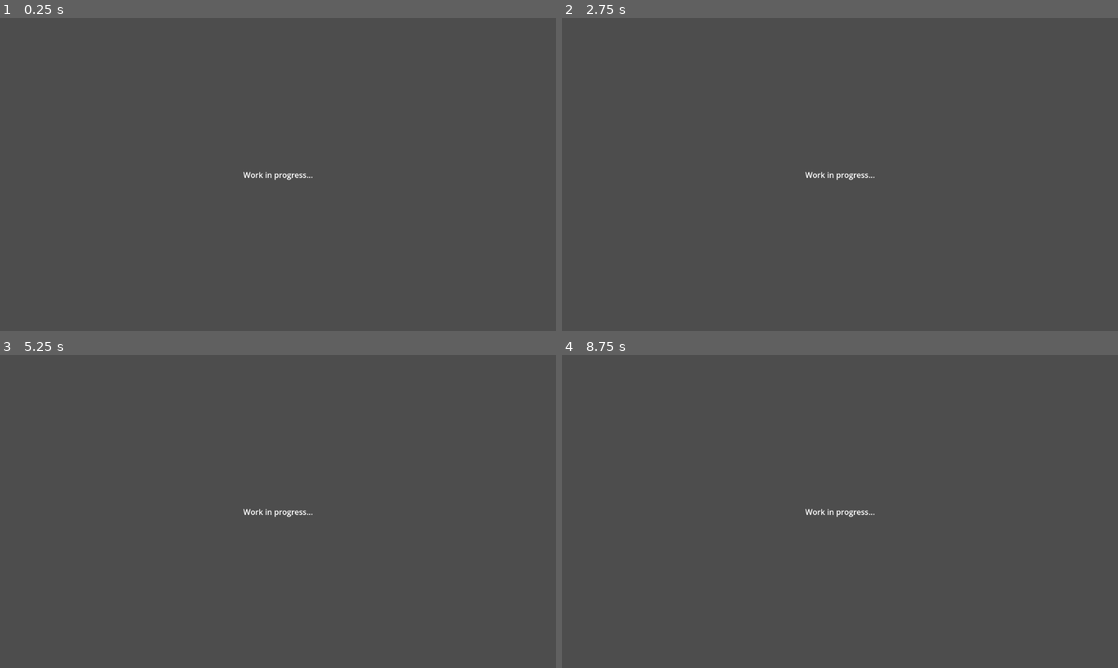
Above: before the commit, frames 1-4 (two rows, left to right).
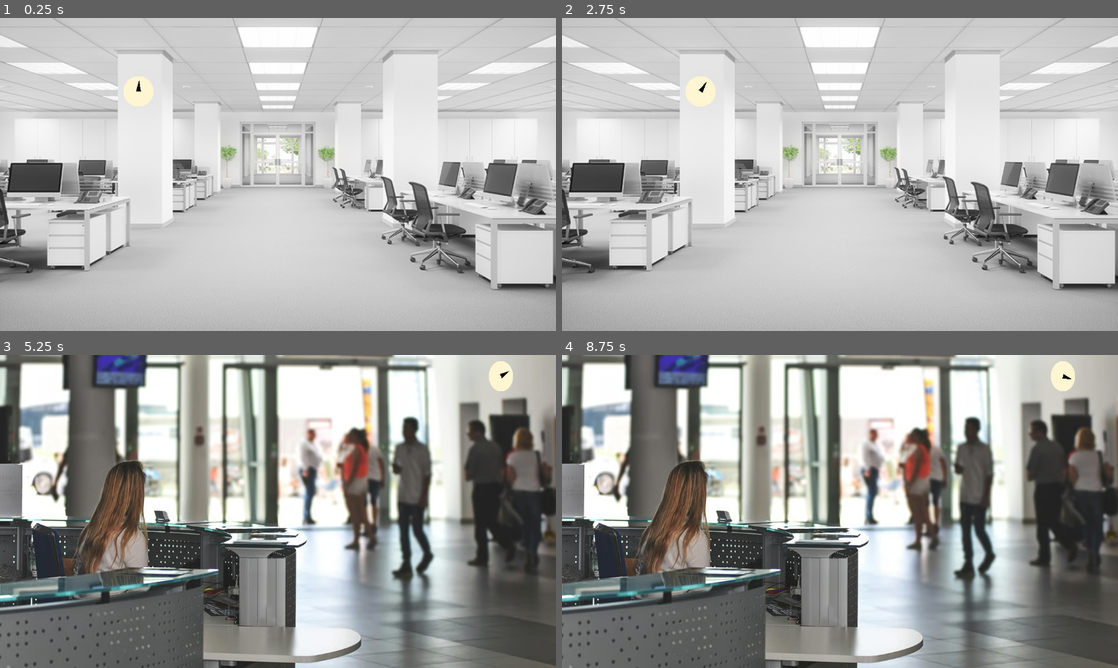
Above: after the commit, the same moments.

Repository: Anatole-DC/bgj_2026_1_strange_place
Game: Godot game, scene res://game/scenes/open_space.tscn
Same seed, same stepped clock (60 frames per second), same inputs: the game is played once before the commit and once after it.
Inputs (mouse positions are in pixels of both pictures, inside the frame that each line leads up to):
- Up to frame 1 (0.25 s): no input
- Up to frame 2 (2.75 s): tap Enter at 0.5, 2 s; move the mouse to (962, 158) at 0.52 s; click (962, 158) at 0.67 s; tap Space at 1.25 s; move the mouse to (728, 190) at 1.27 s; click (728, 190) at 1.42 s; move the mouse to (895, 105) at 2.02 s; click (895, 105) at 2.17 s
- Up to frame 3 (5.25 s): tap Space at 2.75, 4.25 s; move the mouse to (250, 574) at 2.77 s; click (250, 574) at 2.92 s; tap Enter at 3.5 s; move the mouse to (444, 558) at 3.52 s; click (444, 558) at 3.67 s; move the mouse to (111, 464) at 4.27 s; click (111, 464) at 4.42 s; move the mouse to (305, 511) at 5.02 s; click (305, 511) at 5.17 s
- Up to frame 4 (8.75 s): move the mouse to (756, 433) at 5.77 s; click (756, 433) at 5.92 s; move the mouse to (962, 495) at 6.52 s; click (962, 495) at 6.67 s; move the mouse to (728, 527) at 7.27 s; click (728, 527) at 7.42 s; move the mouse to (895, 442) at 8.02 s; click (895, 442) at 8.17 s

The runs differ from the first frame. In frame 1, 96% of the frame differs, in the area x 0-100%, y 0-100%; in frame 2, 96%; in frame 3, 76%; in frame 4, 76%.

Commit message:
Feature/base game mechanic (#6)
* Feature/point and click and movement (#4)

* wip(scenes): add base scenes

* wip(p&c): point and click navigation

* Feature/base game loop (#5)

* feat(scenes): new elevator scene

* wip(loop): add global timer

* wip(loop): working base loop

Game loop is working with level changes, and is deactivated whenever the player chooses death

* feat(loop): new clock entity

The clock is updating according to the main loop timer.

* feat(loop): add clock to game

Diff:
--- /dev/null
+++ b/common/point_and_click/point_and_click_navigation.gd
@@ -0,0 +1,11 @@
+extends Area2D
+
+@export_file("*.tscn") var navigation_scene: String;
+
+func _ready():
+	assert(navigation_scene)
+
+func _on_input_event(_viewport, event, _shape_idx):
+	if event is not InputEventMouseButton: return
+	if event.pressed and event.button_index == MOUSE_BUTTON_LEFT:
+		get_tree().change_scene_to_file(navigation_scene)
--- /dev/null
+++ b/common/point_and_click/point_and_click_navigation.tscn
@@ -0,0 +1,8 @@
+[gd_scene format=3 uid="uid://dbt0kswhb0kpc"]
+
+[ext_resource type="Script" uid="uid://4rv8fvmc5aty" path="res://common/point_and_click/point_and_click_navigation.gd" id="1_rcsro"]
+
+[node name="PointAndClickNavigation" type="Area2D" unique_id=2014885648]
+script = ExtResource("1_rcsro")
+
+[connection signal="input_event" from="." to="." method="_on_input_event"]
--- /dev/null
+++ b/game/entities/clock/clock.gd
@@ -0,0 +1,7 @@
+extends Node2D
+
+@export var clock_needle: Polygon2D
+
+func _process(_delta):
+	var progress: float = 1 - (MainGameLoopTimer.time_left / MainGameLoopTimer.wait_time)
+	clock_needle.rotation = TAU * progress
--- /dev/null
+++ b/game/entities/clock/clock.tscn
@@ -0,0 +1,24 @@
+[gd_scene format=3 uid="uid://ceqjypd08ultd"]
+
+[ext_resource type="Script" uid="uid://bxba7vew4gavq" path="res://game/entities/clock/clock.gd" id="1_r6mop"]
+
+[sub_resource type="Gradient" id="Gradient_dru46"]
+offsets = PackedFloat32Array(0.99791664, 1)
+colors = PackedColorArray(0.99607843, 0.9607843, 0.8235294, 1, 1, 1, 1, 0)
+
+[sub_resource type="GradientTexture2D" id="GradientTexture2D_r6mop"]
+gradient = SubResource("Gradient_dru46")
+fill = 1
+fill_from = Vector2(0.5, 0.5)
+fill_to = Vector2(1, 0.5)
+
+[node name="Clock" type="Node2D" unique_id=823591413 node_paths=PackedStringArray("clock_needle")]
+script = ExtResource("1_r6mop")
+clock_needle = NodePath("Sprite2D/Polygon2D")
+
+[node name="Sprite2D" type="Sprite2D" parent="." unique_id=166751583]
+texture = SubResource("GradientTexture2D_r6mop")
+
+[node name="Polygon2D" type="Polygon2D" parent="Sprite2D" unique_id=1200503624]
+color = Color(0, 0, 0, 1)
+polygon = PackedVector2Array(-5, 0, 0, -24, 5, 0)
--- /dev/null
+++ b/game/entities/loop/game_loop_timer.gd
@@ -0,0 +1,24 @@
+extends Timer
+class_name GLTimer
+
+@export_file var restart_scene: String
+
+var is_started: bool = false
+
+func _ready():
+	assert(restart_scene)
+
+func start_loop():
+	if is_started:
+		return
+	self.start()
+	is_started = true
+	print("Starting game loop")
+
+func get_progress():
+	return self.time_left
+
+func _on_timeout():
+	get_tree().change_scene_to_file(restart_scene)
+	is_started = false
+	print("Game loop is over")
--- /dev/null
+++ b/game/entities/loop/game_loop_timer.tscn
@@ -0,0 +1,12 @@
+[gd_scene format=3 uid="uid://bnmlaljff61cs"]
+
+[ext_resource type="Script" uid="uid://rxb0f2ncn312" path="res://game/entities/loop/game_loop_timer.gd" id="1_7xqbj"]
+
+[node name="GameLoopTimer" type="Timer" unique_id=1969477381]
+wait_time = 30.0
+one_shot = true
+script = ExtResource("1_7xqbj")
+restart_scene = "uid://b0if6rnjrjmjw"
+
+[connection signal="timeout" from="." to="." method="_on_timeout"]
+[connection signal="tree_entered" from="." to="." method="_on_tree_entered"]
--- /dev/null
+++ b/game/entities/loop/office_scene_manager.gd
@@ -0,0 +1,8 @@
+extends Node
+
+func _ready():
+	MainGameLoopTimer.start_loop()
+
+
+# func _on_tree_entered():
+# 	MainGameLoopTimer.start_loop()
--- /dev/null
+++ b/game/entities/loop/office_scene_manager.tscn
@@ -0,0 +1,8 @@
+[gd_scene format=3 uid="uid://b2hsppgnj4ovu"]
+
+[ext_resource type="Script" uid="uid://73svip8js2gy" path="res://game/entities/loop/office_scene_manager.gd" id="1_l5ful"]
+
+[node name="OfficeSceneManager" type="Node" unique_id=1502166600]
+script = ExtResource("1_l5ful")
+
+[connection signal="tree_entered" from="." to="." method="_on_tree_entered"]
--- /dev/null
+++ b/game/scenes/brian_office.tscn
@@ -0,0 +1,20 @@
+[gd_scene format=3 uid="uid://bgvh672k8yadt"]
+
+[ext_resource type="Texture2D" uid="uid://ci411op13rvyk" path="res://assets/images/brian_office.jpg" id="1_0rnfw"]
+[ext_resource type="PackedScene" uid="uid://b2hsppgnj4ovu" path="res://game/entities/loop/office_scene_manager.tscn" id="2_sk6cd"]
+
+[node name="BrianOffice" type="Node2D" unique_id=1058688483]
+
+[node name="CanvasLayer" type="CanvasLayer" parent="." unique_id=1972728654]
+
+[node name="Sprite2D" type="TextureRect" parent="CanvasLayer" unique_id=44420715]
+anchors_preset = 15
+anchor_right = 1.0
+anchor_bottom = 1.0
+grow_horizontal = 2
+grow_vertical = 2
+size_flags_horizontal = 4
+size_flags_vertical = 4
+texture = ExtResource("1_0rnfw")
+
+[node name="OfficeSceneManager" parent="." unique_id=1502166600 instance=ExtResource("2_sk6cd")]
--- /dev/null
+++ b/game/scenes/elevator.tscn
@@ -0,0 +1,43 @@
+[gd_scene format=3 uid="uid://b0if6rnjrjmjw"]
+
+[ext_resource type="Texture2D" uid="uid://dwtb30rs5b7yk" path="res://assets/images/elevator.jpg" id="1_n8ei2"]
+[ext_resource type="PackedScene" uid="uid://dbt0kswhb0kpc" path="res://common/point_and_click/point_and_click_navigation.tscn" id="2_fpifn"]
+
+[sub_resource type="RectangleShape2D" id="RectangleShape2D_y4fd8"]
+size = Vector2(374, 654)
+
+[sub_resource type="RectangleShape2D" id="RectangleShape2D_n8ei2"]
+size = Vector2(62, 123)
+
+[node name="Elevator" type="Node2D" unique_id=1353703965]
+
+[node name="CanvasLayer" type="CanvasLayer" parent="." unique_id=343524542]
+
+[node name="LobbyBackground" type="TextureRect" parent="CanvasLayer" unique_id=224302028]
+anchors_preset = 15
+anchor_right = 1.0
+anchor_bottom = 1.0
+grow_horizontal = 2
+grow_vertical = 2
+size_flags_horizontal = 4
+size_flags_vertical = 4
+texture = ExtResource("1_n8ei2")
+metadata/_edit_use_anchors_ = true
+
+[node name="OpenSpaceNavigation" parent="." unique_id=2014885648 instance=ExtResource("2_fpifn")]
+position = Vector2(574, 343)
+navigation_scene = "uid://sjgupbjgm873"
+
+[node name="ElevatorDoorShape" type="CollisionShape2D" parent="OpenSpaceNavigation" unique_id=391700310]
+position = Vector2(3, 0)
+shape = SubResource("RectangleShape2D_y4fd8")
+debug_color = Color(0, 0.4, 0.47058824, 0.8745098)
+
+[node name="DeathNavigation" parent="." unique_id=1684441887 instance=ExtResource("2_fpifn")]
+position = Vector2(823, 369)
+navigation_scene = "uid://dsgu3yoi6ot3o"
+
+[node name="ElevatorTouchPad" type="CollisionShape2D" parent="DeathNavigation" unique_id=1717711637]
+position = Vector2(12, -7.5)
+shape = SubResource("RectangleShape2D_n8ei2")
+debug_color = Color(0, 0.4, 0.47058824, 0.8745098)
--- /dev/null
+++ b/game/scenes/hospital.tscn
@@ -0,0 +1,31 @@
+[gd_scene format=3 uid="uid://dsgu3yoi6ot3o"]
+
+[ext_resource type="Texture2D" uid="uid://cdmw5pjc5ltul" path="res://assets/images/deathbed.jpg" id="1_n2iwd"]
+[ext_resource type="PackedScene" uid="uid://dbt0kswhb0kpc" path="res://common/point_and_click/point_and_click_navigation.tscn" id="2_jhogu"]
+
+[sub_resource type="RectangleShape2D" id="RectangleShape2D_4ysw6"]
+size = Vector2(177, 171)
+
+[node name="Hospital" type="Node2D" unique_id=2019354577]
+
+[node name="CanvasLayer" type="CanvasLayer" parent="." unique_id=747107131]
+
+[node name="Sprite2D" type="TextureRect" parent="CanvasLayer" unique_id=1650482054]
+anchors_preset = 15
+anchor_right = 1.0
+anchor_bottom = 1.0
+grow_horizontal = 2
+grow_vertical = 2
+size_flags_horizontal = 4
+size_flags_vertical = 4
+texture = ExtResource("1_n2iwd")
+expand_mode = 5
+
+[node name="OpenSpaceNavigation" parent="." unique_id=2014885648 instance=ExtResource("2_jhogu")]
+position = Vector2(956, 404)
+navigation_scene = "uid://sjgupbjgm873"
+
+[node name="CollisionShape2D" type="CollisionShape2D" parent="OpenSpaceNavigation" unique_id=1413675074]
+position = Vector2(5.5, -13.5)
+shape = SubResource("RectangleShape2D_4ysw6")
+debug_color = Color(0, 0.4, 0.47058824, 0.8745098)
--- /dev/null
+++ b/game/scenes/karen_office.tscn
@@ -0,0 +1,21 @@
+[gd_scene format=3 uid="uid://umlyu0ogya8b"]
+
+[ext_resource type="Texture2D" uid="uid://c4ql575ho3xss" path="res://assets/images/karen_office.webp" id="1_xnaia"]
+[ext_resource type="PackedScene" uid="uid://b2hsppgnj4ovu" path="res://game/entities/loop/office_scene_manager.tscn" id="2_bn0tk"]
+
+[node name="KarenOffice" type="Node2D" unique_id=1135277209]
+
+[node name="CanvasLayer" type="CanvasLayer" parent="." unique_id=344814473]
+
+[node name="Sprite2D" type="TextureRect" parent="CanvasLayer" unique_id=813488658]
+anchors_preset = 15
+anchor_right = 1.0
+anchor_bottom = 1.0
+grow_horizontal = 2
+grow_vertical = 2
+size_flags_horizontal = 4
+size_flags_vertical = 4
+texture = ExtResource("1_xnaia")
+metadata/_edit_use_anchors_ = true
+
+[node name="OfficeSceneManager" parent="." unique_id=1502166600 instance=ExtResource("2_bn0tk")]
--- /dev/null
+++ b/game/scenes/lobby.tscn
@@ -0,0 +1,39 @@
+[gd_scene format=3 uid="uid://dpp3531yqvmav"]
+
+[ext_resource type="Texture2D" uid="uid://cf8fc8tgbwl5" path="res://assets/images/lobby.jpg" id="1_rupa5"]
+[ext_resource type="PackedScene" uid="uid://dbt0kswhb0kpc" path="res://common/point_and_click/point_and_click_navigation.tscn" id="2_2jggd"]
+[ext_resource type="PackedScene" uid="uid://b2hsppgnj4ovu" path="res://game/entities/loop/office_scene_manager.tscn" id="3_rfumh"]
+[ext_resource type="PackedScene" uid="uid://ceqjypd08ultd" path="res://game/entities/clock/clock.tscn" id="4_mxjuy"]
+
+[sub_resource type="RectangleShape2D" id="RectangleShape2D_rfumh"]
+size = Vector2(245, 315)
+
+[node name="Lobby" type="Node2D" unique_id=748305752]
+
+[node name="CanvasLayer" type="CanvasLayer" parent="." unique_id=1578624228]
+layer = -1
+
+[node name="LobbyBackground" type="TextureRect" parent="CanvasLayer" unique_id=1416462297]
+anchors_preset = 15
+anchor_right = 1.0
+anchor_bottom = 1.0
+grow_horizontal = 2
+grow_vertical = 2
+size_flags_horizontal = 4
+size_flags_vertical = 4
+texture = ExtResource("1_rupa5")
+metadata/_edit_use_anchors_ = true
+
+[node name="OpenSpaceNavigation" parent="." unique_id=2014885648 instance=ExtResource("2_2jggd")]
+position = Vector2(1090, 247)
+navigation_scene = "uid://sjgupbjgm873"
+
+[node name="CollisionShape2D" type="CollisionShape2D" parent="OpenSpaceNavigation" unique_id=1444650778]
+position = Vector2(6.5, -5.5)
+shape = SubResource("RectangleShape2D_rfumh")
+
+[node name="OfficeSceneManager" parent="." unique_id=1502166600 instance=ExtResource("3_rfumh")]
+
+[node name="Clock" parent="." unique_id=823591413 instance=ExtResource("4_mxjuy")]
+position = Vector2(1038.0001, 44)
+scale = Vector2(0.8000049, 1)
--- a/game/scenes/open_space.tscn
+++ b/game/scenes/open_space.tscn
@@ -1,20 +1,39 @@
 [gd_scene format=3 uid="uid://sjgupbjgm873"]
+
+[ext_resource type="Texture2D" uid="uid://ca6wu62uyrk1v" path="res://assets/images/open_space.jpg" id="1_yhvbn"]
+[ext_resource type="PackedScene" uid="uid://dbt0kswhb0kpc" path="res://common/point_and_click/point_and_click_navigation.tscn" id="2_bahh1"]
+[ext_resource type="PackedScene" uid="uid://b2hsppgnj4ovu" path="res://game/entities/loop/office_scene_manager.tscn" id="3_5oane"]
+[ext_resource type="PackedScene" uid="uid://ceqjypd08ultd" path="res://game/entities/clock/clock.tscn" id="4_5qp1n"]
+
+[sub_resource type="RectangleShape2D" id="RectangleShape2D_5oane"]
+size = Vector2(160, 134)
 
 [node name="OpenSpace" type="Node2D" unique_id=1865548266]
 
 [node name="CanvasLayer" type="CanvasLayer" parent="." unique_id=231194915]
+layer = -1
 
-[node name="Label" type="Label" parent="CanvasLayer" unique_id=644717632]
-anchors_preset = 8
-anchor_left = 0.5
-anchor_top = 0.5
-anchor_right = 0.5
-anchor_bottom = 0.5
-offset_left = -0.5
-offset_top = -11.5
-offset_right = 0.5
-offset_bottom = 11.5
+[node name="Sprite2D" type="TextureRect" parent="CanvasLayer" unique_id=1826622112]
+anchors_preset = 15
+anchor_right = 1.0
+anchor_bottom = 1.0
 grow_horizontal = 2
 grow_vertical = 2
 size_flags_horizontal = 4
-text = "Work in progress..."
+size_flags_vertical = 4
+texture = ExtResource("1_yhvbn")
+
+[node name="LobbyNavigation" parent="." unique_id=2014885648 instance=ExtResource("2_bahh1")]
+position = Vector2(576, 290)
+navigation_scene = "uid://dpp3531yqvmav"
+
+[node name="CollisionShape2D" type="CollisionShape2D" parent="LobbyNavigation" unique_id=1450019472]
+position = Vector2(-1, -10)
+shape = SubResource("RectangleShape2D_5oane")
+debug_color = Color(0, 0.4, 0.47058824, 0.8745098)
+
+[node name="OfficeSceneManager" parent="." unique_id=1502166600 instance=ExtResource("3_5oane")]
+
+[node name="Clock" parent="." unique_id=823591413 instance=ExtResource("4_5qp1n")]
+z_index = 3
+position = Vector2(287, 152)
--- a/project.godot
+++ b/project.godot
@@ -15,10 +15,22 @@
 config/features=PackedStringArray("4.6", "GL Compatibility")
 config/icon="res://icon.svg"
 
+[autoload]
+
+MainGameLoopTimer="*uid://bnmlaljff61cs"
+
 [display]
 
 window/stretch/mode="viewport"
 window/stretch/aspect="expand"
+
+[input]
+
+click={
+"deadzone": 0.2,
+"events": [Object(InputEventMouseButton,"resource_local_to_scene":false,"resource_name":"","device":-1,"window_id":0,"alt_pressed":false,"shift_pressed":false,"ctrl_pressed":false,"meta_pressed":false,"button_mask":0,"position":Vector2(0, 0),"global_position":Vector2(0, 0),"factor":1.0,"button_index":1,"canceled":false,"pressed":false,"double_click":false,"script":null)
+]
+}
 
 [physics]
 
Binary file added: assets/images/brian_office.jpg
Not shown, added: assets/images/brian_office.jpg.import
Binary file added: assets/images/deathbed.jpg
Not shown, added: assets/images/deathbed.jpg.import
Binary file added: assets/images/elevator.jpg
Not shown, added: assets/images/elevator.jpg.import
Binary file added: assets/images/karen_office.webp
Not shown, added: assets/images/karen_office.webp.import
Binary file added: assets/images/lobby.jpg
Not shown, added: assets/images/lobby.jpg.import
Binary file added: assets/images/open_space.jpg
Not shown, added: assets/images/open_space.jpg.import
(and 4 more such lines)
